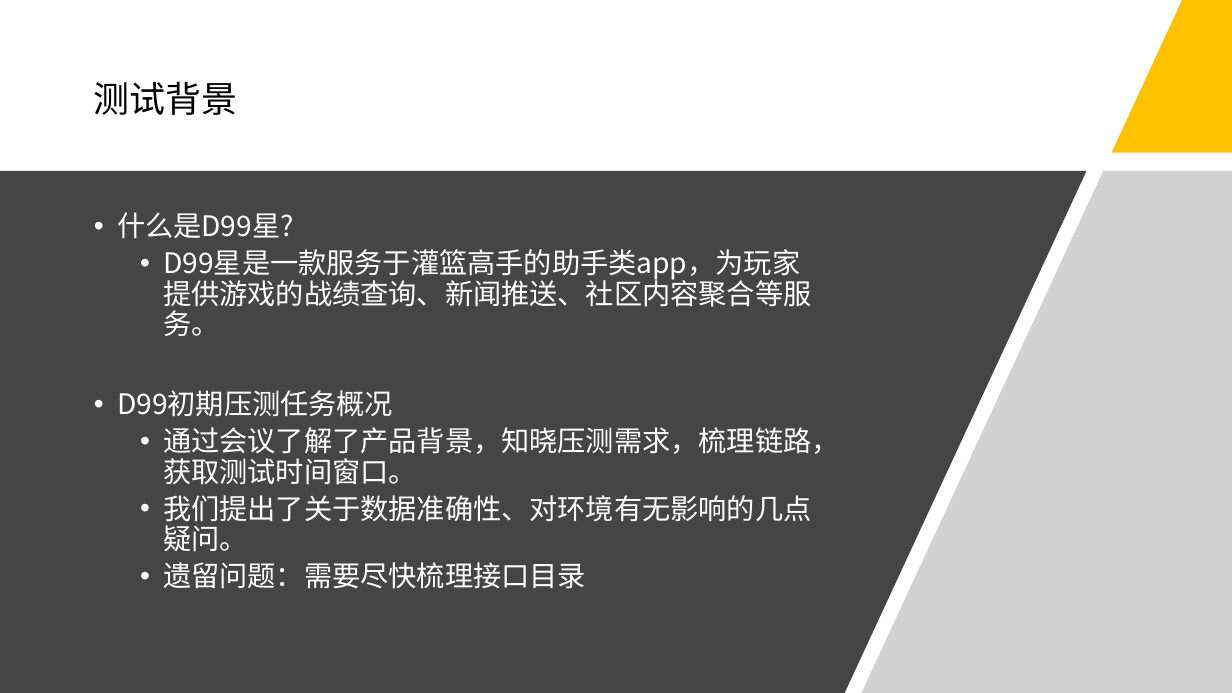
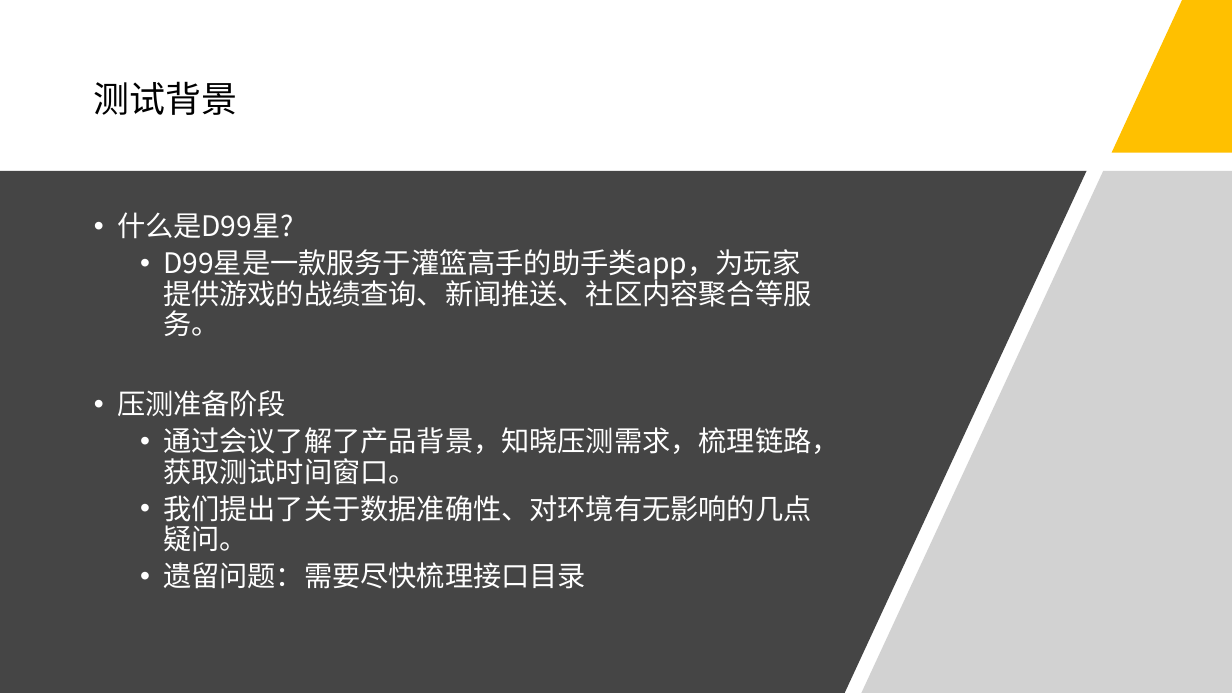
Before and after one commit to Rexixe1993/-, a slide deck: slide 2 of D99压测分享会.pptx. Drawn at 1232x693 pixels with LibreOffice and Linux fonts; fonts in the diff are those of the drawing. Boxes give left, top, right and bottom in pixels: in the first picture for what was removed or moved away, otherwise in the second. Text is boxed around its words. In the diff, an @@ line names an element or a change of style, - is before the commit and + after.

```diff
--- a/D99压测分享会.pptx
+++ b/D99压测分享会.pptx
@@ text at (117, 390, 286, 417): text changed @@
-• D99初期压测任务概况
+• 压测准备阶段
```
Also in this commit, not shown: 2 other slides changed, 7 slides added, 1 slide removed.
